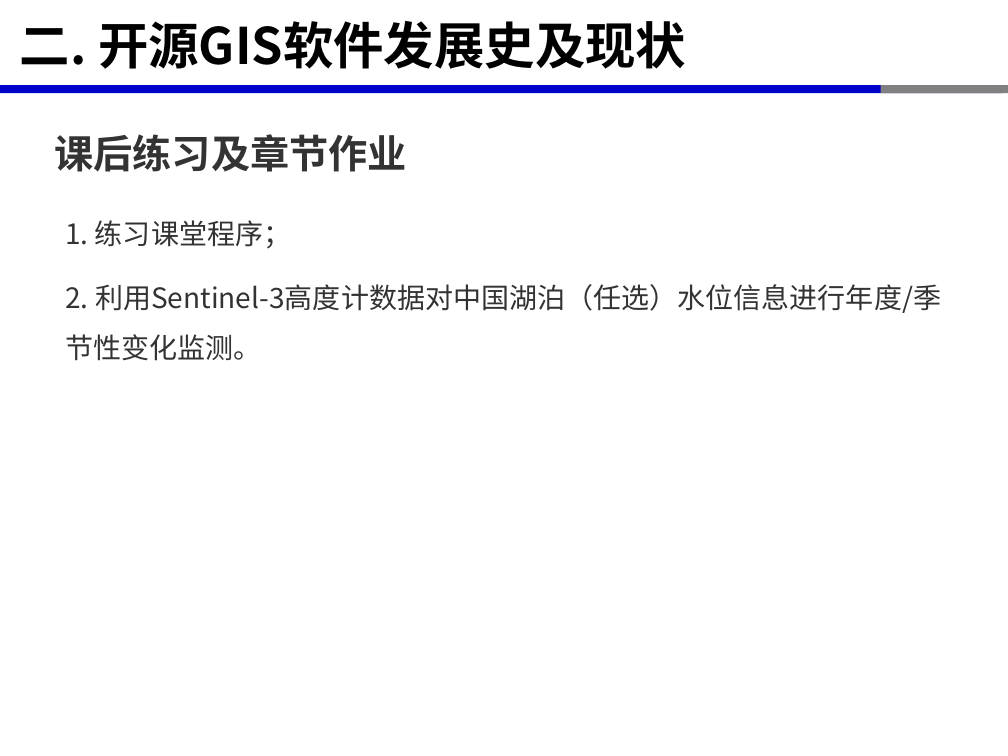
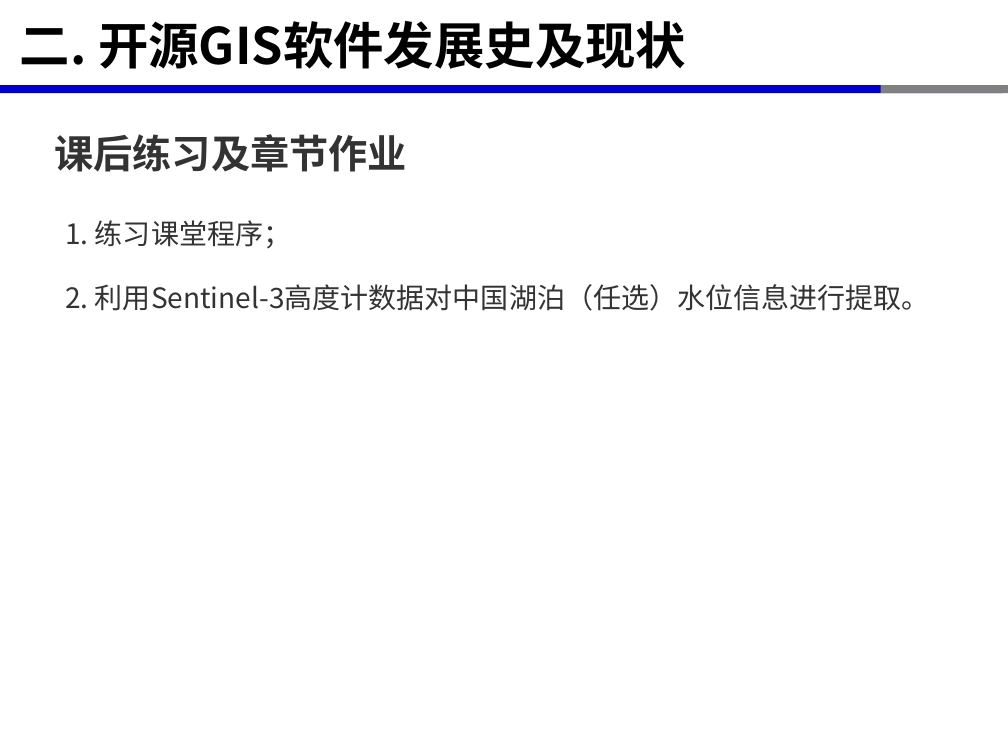
Before and after one commit to xinluo2018/rs-data-processing, a slide deck: slide 5 of 第6章-雷达测高数据处理程序设计/第3节-星载雷达测高数据处理-4学时.pptx. Drawn at 1008x756 pixels with LibreOffice and Linux fonts; fonts in the diff are those of the drawing. Boxes give left, top, right and bottom in pixels: in the first picture for what was removed or moved away, otherwise in the second. Text is boxed around its words. In the diff, an @@ line names an element or a change of style, - is before the commit and + after.

```diff
--- a/第6章-雷达测高数据处理程序设计/第3节-星载雷达测高数据处理-4学时.pptx
+++ b/第6章-雷达测高数据处理程序设计/第3节-星载雷达测高数据处理-4学时.pptx
@@ text at (65, 284, 930, 311): text changed @@
-2. 利用Sentinel-3高度计数据对中国湖泊（任选）水位信息进行年度/季节性变化监测。
+2. 利用Sentinel-3高度计数据对中国湖泊（任选）水位信息进行提取。
```
Also in this commit, not shown: 3 other files.
